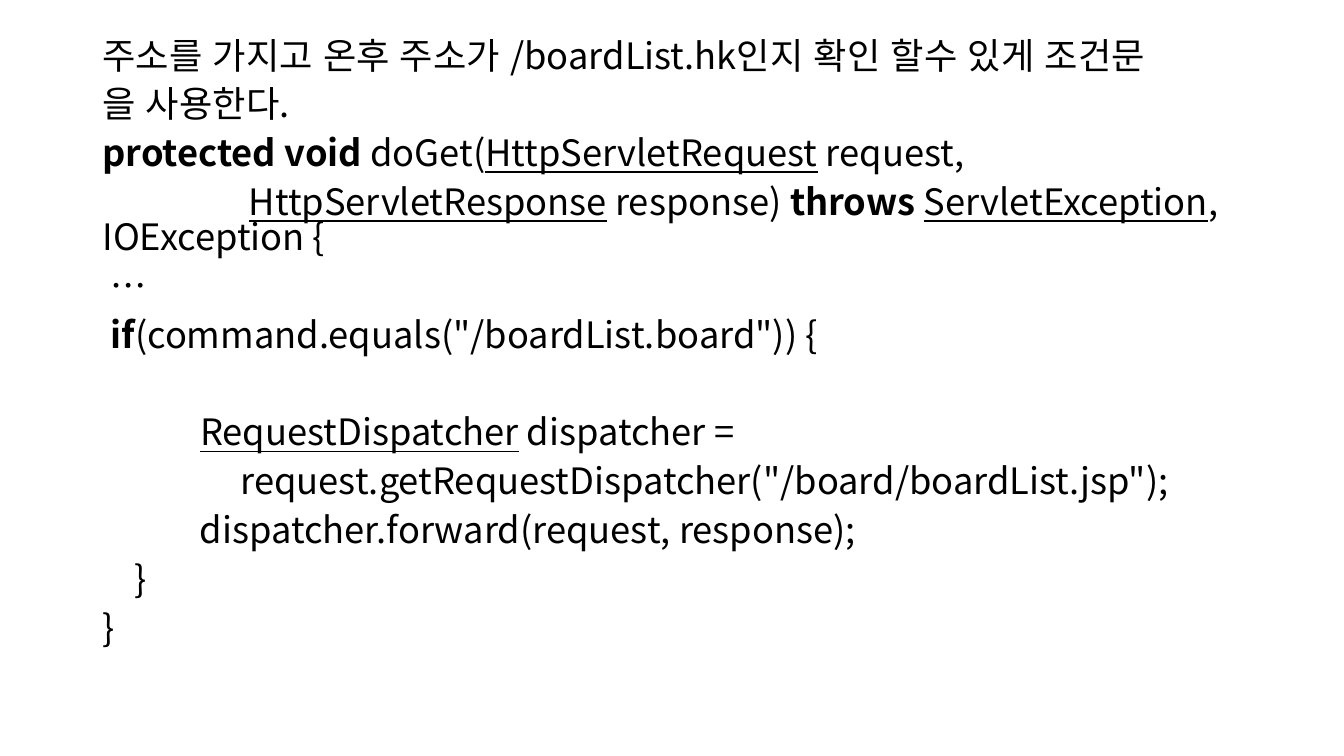
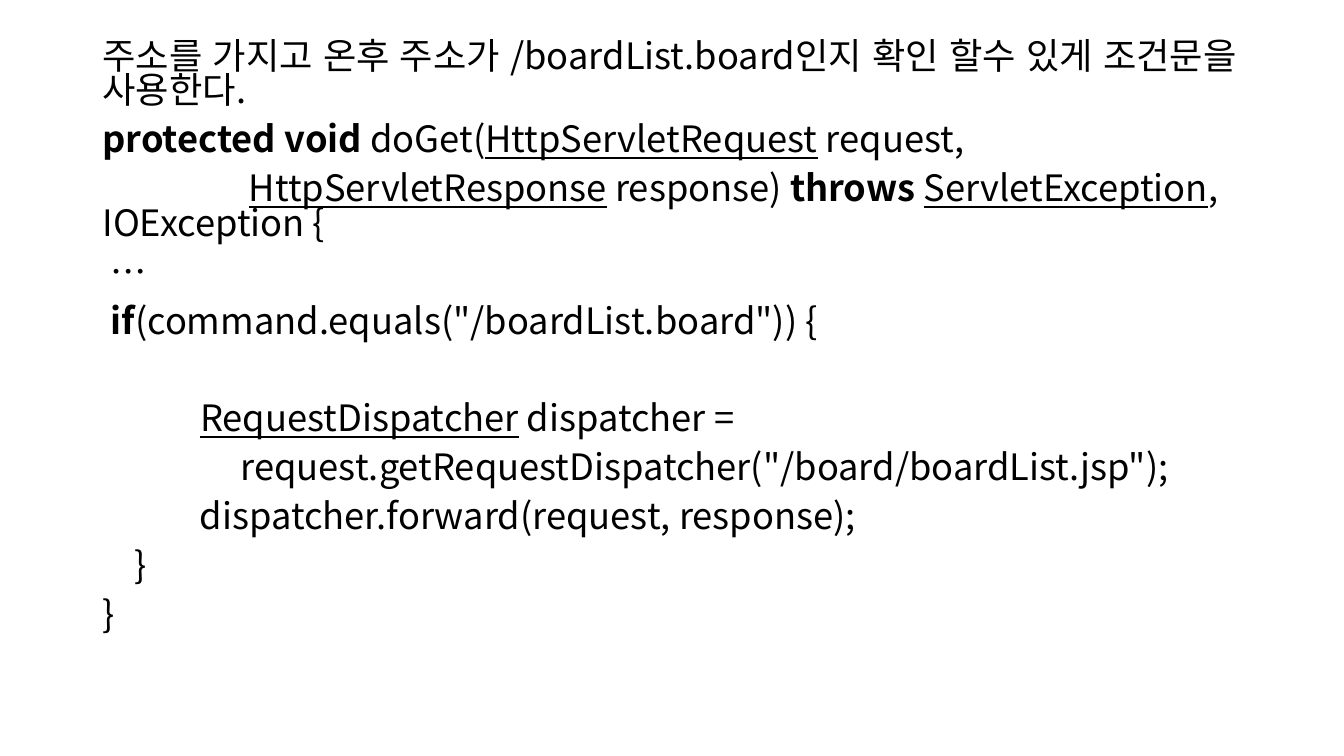
Before and after one commit to SoongMoo/hkblockchain220914, a slide deck: slide 6 of WEB/JSP/board.pptx (slide 7 before the commit). Drawn at 1344x756 pixels with LibreOffice and Linux fonts; fonts in the diff are those of the drawing. Boxes give left, top, right and bottom in pixels: in the first picture for what was removed or moved away, otherwise in the second. Text is boxed around its words. In the diff, an @@ line names an element or a change of style, - is before the commit and + after.

```diff
--- a/WEB/JSP/board.pptx
+++ b/WEB/JSP/board.pptx
@@ text at box(102, 38, 1236, 106): text changed @@
-주소를 가지고 온후 주소가 /boardList.hk인지 확인 할수 있게 조건문
-을 사용한다.
+주소를 가지고 온후 주소가 /boardList.board인지 확인 할수 있게 조건문을 사용한다.
```
Also in this commit, not shown: 1 slide removed.
